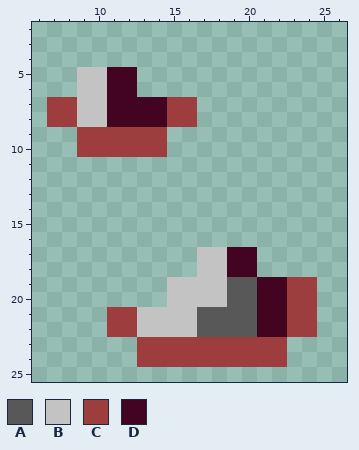
Two states of a pixel-art sprite, resources/textures/structers/rock_3.png. The picture above was drawn from the file before the commit.
The file is 64x64 pixels, drawn in blocks of 2x2; one block is one cell here. Shown: x 6..26, y 2..25.
Palette (. is transparent): A #585858  B #c3c3c3  C #9d3d3d  D #420421
Pixels before, first column x 7:
 5 ..BBDD............
 6 ..BBDD............
 7 CCBBDDDDCC........
 8 CCBBDDDDCC........
 9 ..CCCCCC..........
10 ..CCCCCC..........
11 ..................
12 ..................
13 ..................
14 ..................
15 ..................
16 ..................
17 ..........BBDD....
18 ..........BBDD....
19 ........BBBBAADDCC
20 ........BBBBAADDCC
21 ....CCBBBBAAAADDCC
22 ....CCBBBBAAAADDCC
23 ......CCCCCCCCCC..
24 ......CCCCCCCCCC..
Once edited:
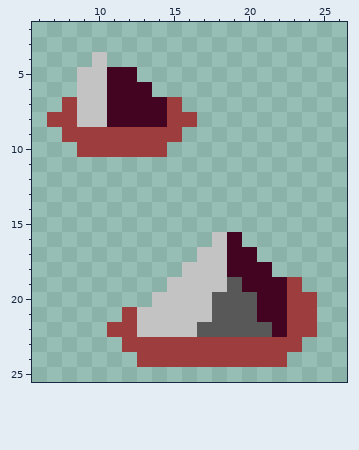
Edits made:
Colour B becomes colour A in row 20 at x 18.
Colour D becomes colour A in row 22 at x 21.
The author put colour B in row 4 at x 10; in row 16 at x 18; in row 18 at x 16; in row 20 at x 14.
Colour A becomes colour B in row 21 at x 17.
The author put colour C in row 9 at x 8 and 15; in row 23 at x 12 and 23.
The author put colour D in row 6 at x 13; in row 16 at x 19; in row 18 at x 21.
Colour A becomes colour D in row 19 at x 20.
The edit erases colour C in row 7 at x 7 and 16; in row 19 at x 24; in row 21 at x 11.
